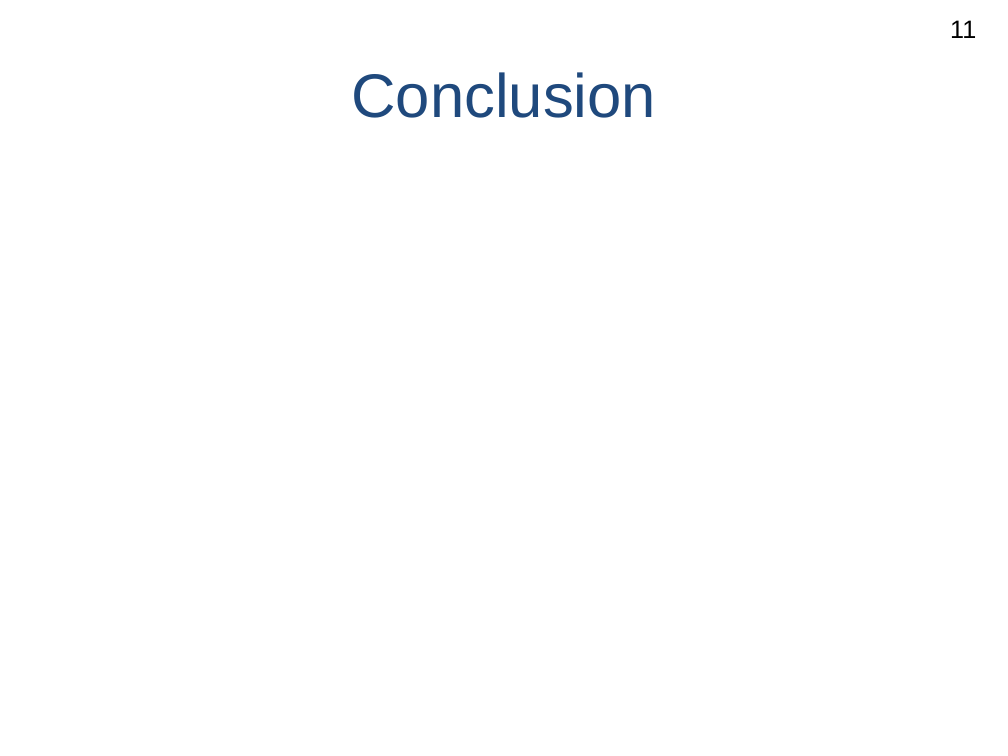
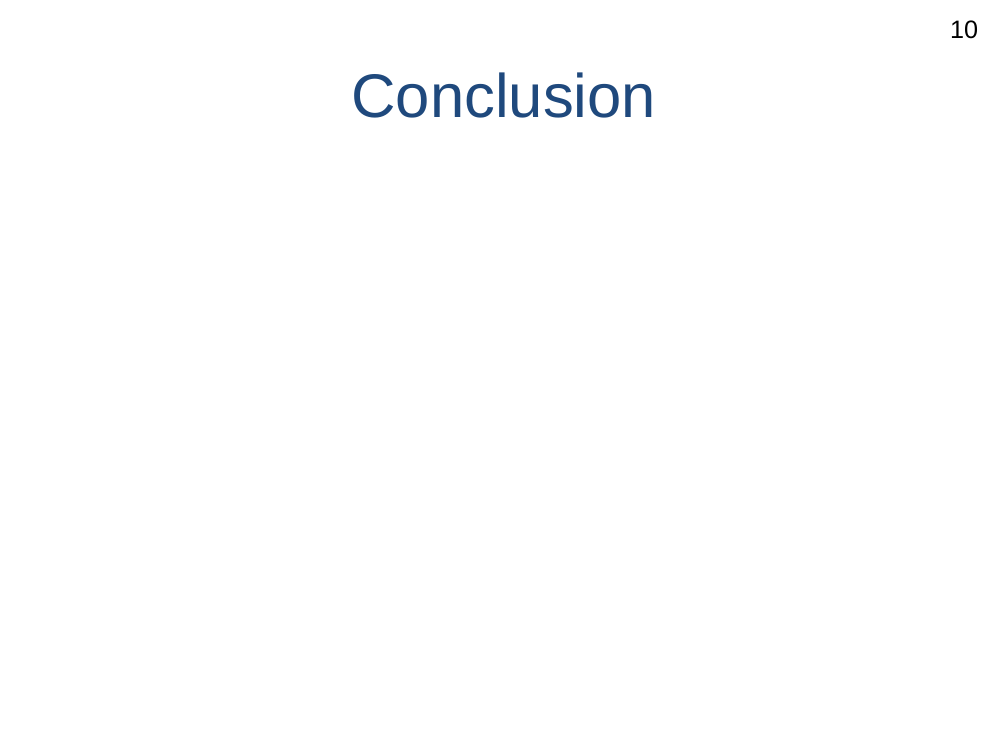
Before and after one commit to lesliesam96/Projet-STI2D, a slide deck: slide 12 of Ralph/Diapo Poulailler.ppt (slide 11 before the commit). Drawn at 1008x756 pixels with LibreOffice and Linux fonts; fonts in the diff are those of the drawing. Boxes give left, top, right and bottom in pixels: in the first picture for what was removed or moved away, otherwise in the second. Text is boxed around its words. In the diff, an @@ line names an element or a change of style, - is before the commit and + after.

```diff
--- a/Ralph/Diapo Poulailler.ppt
+++ b/Ralph/Diapo Poulailler.ppt
@@ text at [950, 20, 978, 39]: text changed @@
-11
+10
```
Also in this commit, not shown: 6 other slides changed, 2 slides added, 1 slide removed, 3 other files.
